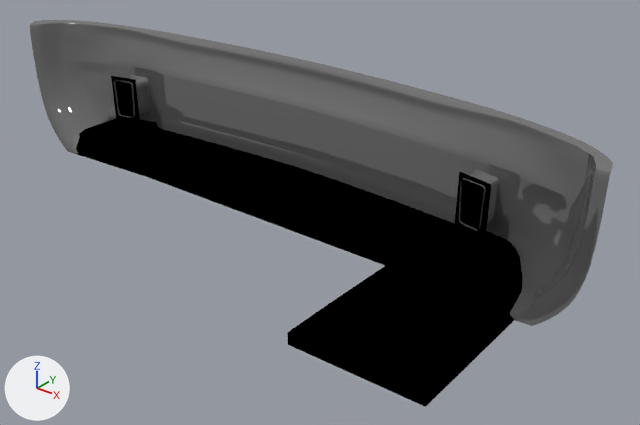
Before and after pictures for a commit that changed the Blender file content/cars/nissan_rs13/rearbumper_none.blend.
Rendered twice from a 50 mm lens placed at (1.269, 0.655, 0.993), pointed at (0.171, 2.028, 0.143). Every picture has the same lights, and +X, +Y and +Z are marked at lower left.

Objects in the first picture: 'nobumper', 'undercarriage'.
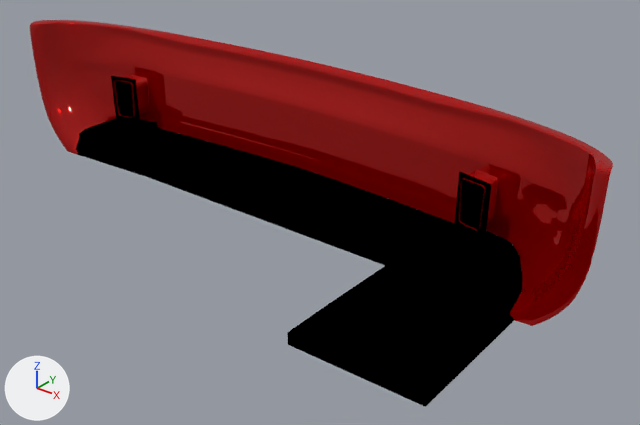
The change in detail:
Material 'paint' (mat_paint) changes colour from grey #8a8a8a to red #bc0000; in linear values from (0.256, 0.256, 0.256) to (0.503, 0.0, 0.0).

Changed parts and their boxes [x1, y1, x2, y2] in the pictures (640 x 425 px):
'nobumper', recoloured (grey to red)
    both: [30, 20, 613, 326]
